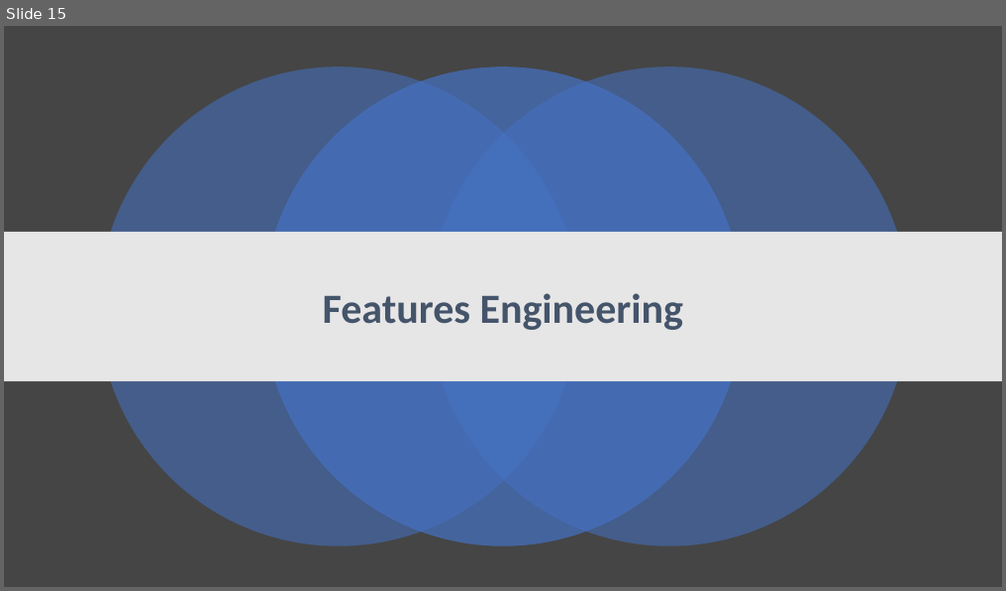
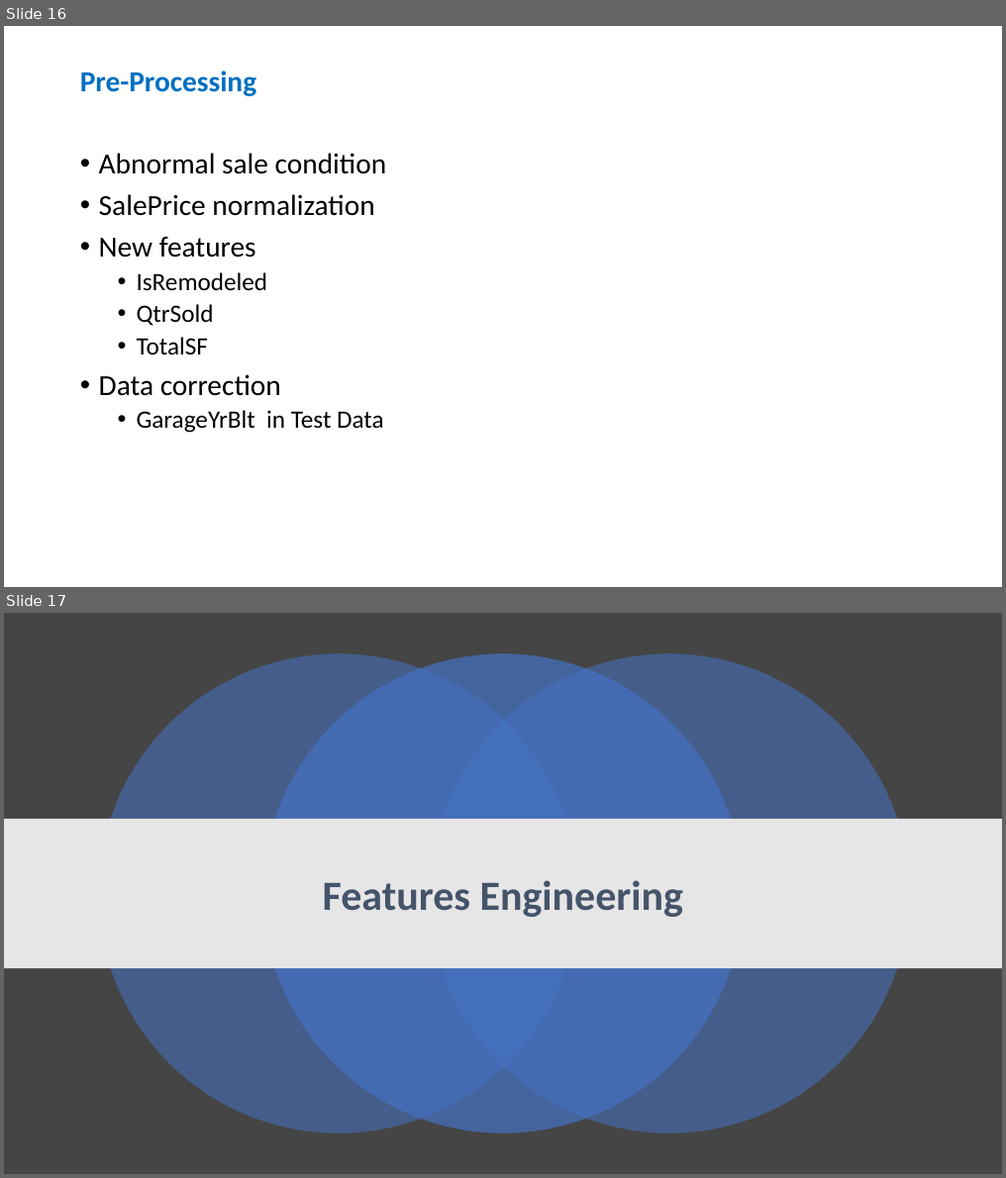
Before and after one commit to manasagodkhindi/AmesHousingPrediction, a slide deck: HousingPricesPresentations.pptx. Shown one above the other, each under a label of ours: slide 15 before the commit, slides 16 and 17 after it. The pictures are 1006x591 and 1006x1178 pixels, drawn with LibreOffice and Linux fonts; fonts in the diff are those of the drawing. Boxes give left, top, right and bottom in pixels: in the first picture for what was removed or moved away, otherwise in the second. Text is boxed around its words. In the diff, an @@ line names an element or a change of style, - is before the commit and + after.

```diff
--- a/HousingPricesPresentations.pptx
+++ b/HousingPricesPresentations.pptx
@@ slide 16 added at (4,26,1002,587), background #FFFFFF @@
@@ title added at (80,71,256,96), 28 pt, text #0070C0, bold @@
+Pre-Processing
@@ text added at (99,153,386,433), 28 pt, text #000000 @@
+• Abnormal sale condition
+• SalePrice normalization
+• New features
+  • IsRemodeled
+  • QtrSold
+  • TotalSF
+• Data correction
+  • GarageYrBlt in Test Data
@@ what was slide 15 is now slide 17 @@
```
Also in this commit, not shown: 6 slides changed, 11 other slides added, 4 slides removed.
